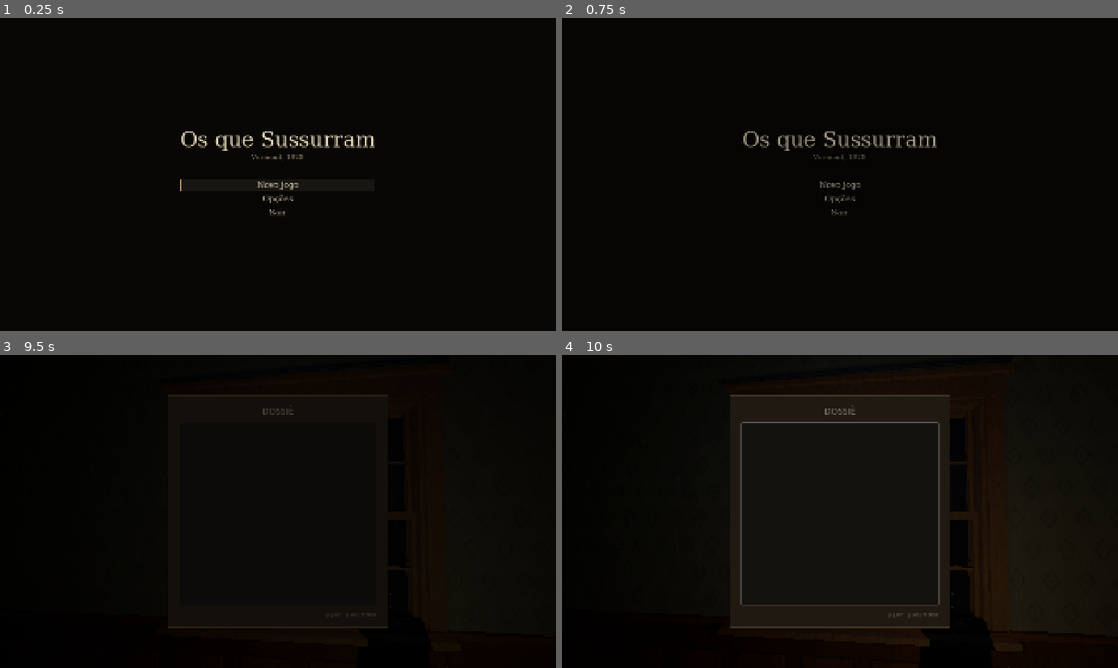
Above: before the commit, frames 1-4 (two rows, left to right).
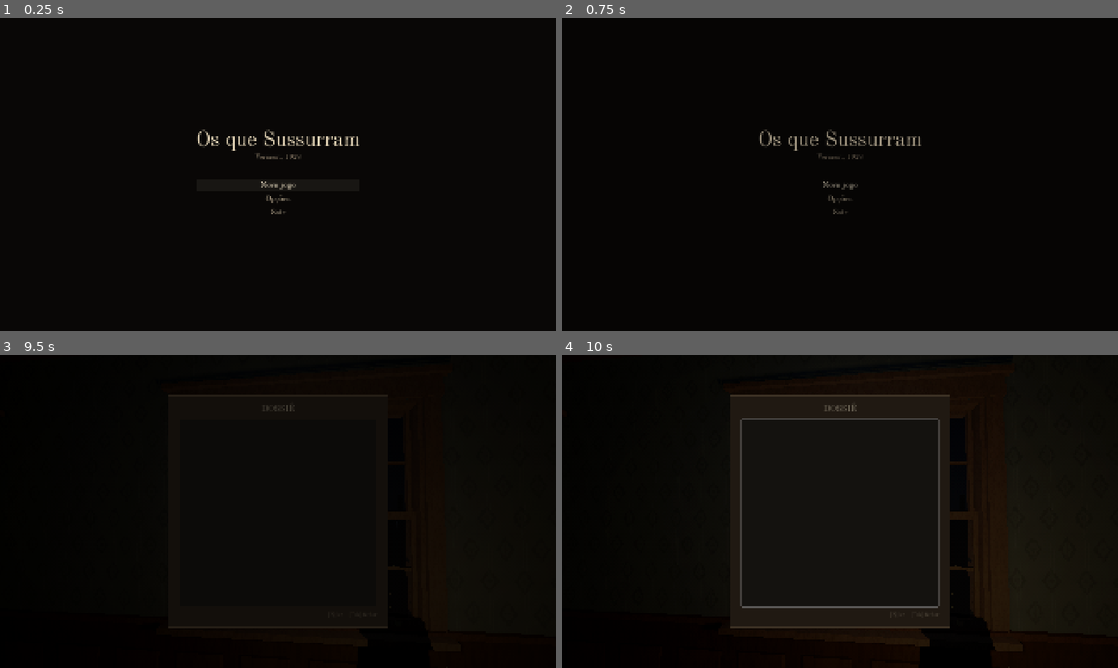
Above: after the commit, the same moments.

Repository: Guitts8/Yuggoth
Game: Godot game, scene res://main/game_root.tscn
The game is run twice, just before and just after one commit, with the same random seed, the same clock (stepped at 60 frames per second) and the same inputs. Sound files missing from this copy of the repository are replaced by a short silence.
Inputs (mouse positions are in pixels of both pictures, inside the frame that each line leads up to):
- Up to frame 1 (0.25 s): no input
- Up to frame 2 (0.75 s): click "Novo jogo" at 0.5 s
- Up to frame 3 (9.5 s): tap Enter (ui_accept) at 1.25, 1.52, 2.27, 2.75, 3.5, 3.77, 4.25, 4.52, 5, 5.27, 5.75, 6.77, 7.52, 8.27 s; move the mouse to (305, 511) at 1.27 s; hold Ctrl (agachar) 1.28-2.03 s; hold W (mover_frente) 1.28-2.78 s; click (305, 511) at 1.42 s; move the mouse to (250, 511) at 2.02 s; tap Tab (dossie) at 2.1 s; move the mouse to (333, 442) at 2.77 s; hold D (mover_direita) 2.78-3.53 s; hold E (interagir) 2.78-3.53 s; move the mouse to (250, 574) at 3.52 s; hold W (mover_frente) 3.53-4.28 s; tap Mouse wheel up (lamparina_mais) at 3.6 s; click (250, 574) at 3.67 s; move the mouse to (444, 558) at 4.27 s; hold Mouse wheel down (lamparina_menos) 4.28-5.03 s; hold A (mover_esquerda) 4.28-5.78 s; move the mouse to (111, 464) at 5.02 s; tap Left (pagina_anterior) at 5.1 s; move the mouse to (305, 511) at 5.77 s; hold S (mover_tras) 5.78-6.53 s; hold Right (pagina_proxima) 5.78-6.53 s; click (305, 511) at 5.92 s; move the mouse to (194, 433) at 6.52 s; hold D (mover_direita) 6.53-7.28 s; tap Z (zoom_visao) at 6.6 s; move the mouse to (400, 495) at 7.27 s; hold W (mover_frente) 7.28-8.03 s; tap F at 7.35 s; move the mouse to (166, 527) at 8.02 s; hold D (mover_direita) 8.03-8.78 s; tap C at 8.1 s; click (166, 527) at 8.17 s; move the mouse to (333, 442) at 8.77 s; hold S (mover_tras) from 8.78 s (still down); hold Ctrl (agachar) from 8.78 s (still down)
- Up to frame 4 (10 s): move the mouse to (812, 574) at 9.52 s; release S (mover_tras) at 9.53 s; release Ctrl (agachar) at 9.53 s; hold A (mover_esquerda) from 9.53 s (still down); tap Tab (dossie) at 9.6 s; tap Enter (ui_accept) at 9.77 s

The runs differ from the first frame. In frame 1, 1.2% of the frame differs, in the area x 32-68%, y 35-64%; in frame 2, 1.1%; in frame 3, less than 0.1%; in frame 4, 0.8%.
Error before the commit: Cannot call method 'duplicate' on a null value. (res://narrative/document_data.gd:83)

Commit message:
Playtest 6: letra que se lê — Wilmarth em Petit Formal, títulos e interface em Old Standard
A Pinyon Script não se lia; comparadas cinco copperplates no papel do leitor, a
Petit Formal Script é a mais clara (com entrelinha maior). Os títulos e toda a
interface (e o jornal) saem da letra bastão padrão para a Old Standard, a
serifada das publicações do começo do século XX. No diário, corpo maior e a vista
debruçada mais apertada (o mundo é desenhado a ~480 linhas). Fontes OFL, com a
licença ao lado.

Co-Authored-By: Claude Opus 5.5 <noreply@anthropic.com>

Diff:
--- a/yuggoth/components/diario.gd
+++ b/yuggoth/components/diario.gd
@@ -34,13 +34,12 @@
 ## por pixel do mundo com a vista apertada sobre a página.
 const TEXTURA := Vector2i(640, 448)
 const MARGEM := Vector2(26.0, 30.0)
-const FONTE := 21
-const ENTRELINHA := 3
+const FONTE := 25
 const LETRAS_POR_SEGUNDO := 20.0
 const TINTA := Color(0.1, 0.08, 0.13)
 const PAPEL := Color(0.88, 0.84, 0.73)
 ## A vista apertada, debruçado sobre a página.
-const FOV_ESCREVENDO := 38.0
+const FOV_ESCREVENDO := 30.0
 ## A primeira página, antes de qualquer entrada.
 const ROSTO := "\n\n\n[center]A. N. Wilmarth\n\nMiskatonic University\nArkham, 1928[/center]"
 const VIRAR_SEGUNDOS := 0.65
@@ -835,7 +834,6 @@
 	r.position = Vector2.ZERO
 	r.size = Vector2(janela.size.x, janela.size.y * 6.0)
 	r.add_theme_color_override(&"default_color", TINTA)
-	r.add_theme_constant_override(&"line_separation", ENTRELINHA)
 	DocumentData.apply_fonts(r, DocumentData.Style.WILMARTH, FONTE)
 	r.install_effect(TremorTextEffect.new())
 	r.install_effect(QuedaTextEffect.new())
--- a/yuggoth/narrative/document_data.gd
+++ b/yuggoth/narrative/document_data.gd
@@ -6,21 +6,31 @@
 
 ## Duas mãos (playtest 5): MANUSCRITO é a letra de Akeley (e de quem mais
 ## escrever à mão), "apertada, arcaica" — Tangerine; WILMARTH, a de Wilmarth
-## (respostas, diário, o relato, o rascunho), copperplate legível — Pinyon Script.
-## As duas são OFL (art/fonts, com a licença ao lado).
+## (respostas, diário, o relato, o rascunho), copperplate — Petit Formal Script
+## (playtest 6: a Pinyon não se lia). O jornal e o que não é letra de mão em
+## Old Standard, a serifada das publicações do começo do século XX (também a
+## fonte padrão da interface). Todas OFL (art/fonts, com a licença ao lado).
 enum Style { MANUSCRITO, DATILOGRAFADO, JORNAL, TELEGRAMA, WILMARTH }
 
 const STYLE_FONTS := {
 	Style.MANUSCRITO: ["res://art/fonts/Tangerine-Regular.ttf"],
 	Style.DATILOGRAFADO: ["Courier New", "Courier", "monospace"],
-	Style.JORNAL: ["Georgia", "Times New Roman", "serif"],
+	Style.JORNAL: ["res://art/fonts/OldStandard-Regular.ttf"],
 	Style.TELEGRAMA: ["Courier New", "Courier", "monospace"],
-	Style.WILMARTH: ["res://art/fonts/PinyonScript-Regular.ttf"],
+	Style.WILMARTH: ["res://art/fonts/PetitFormalScript-Regular.ttf"],
 }
+## A serifada de reserva (o que faltar na letra de mão) e da interface.
+const SERIFADA := "res://art/fonts/OldStandard-Regular.ttf"
 ## As letras de mão têm o olho pequeno para o corpo: o tamanho cresce tanto.
 const STYLE_SCALE := {
 	Style.MANUSCRITO: 1.5,
-	Style.WILMARTH: 1.2,
+	Style.WILMARTH: 1.0,
+}
+## Entrelinha extra das letras de mão (px por 27 px de corpo): a Petit Formal tem
+## hastes longas, e as linhas se encostavam.
+const STYLE_ENTRELINHA := {
+	Style.MANUSCRITO: 0,
+	Style.WILMARTH: 7,
 }
 const FONT_SLOTS: Array[StringName] = [&"normal_font", &"italics_font", &"bold_font", &"bold_italics_font"]
 
@@ -65,6 +75,8 @@
 	var final := roundi(size * float(STYLE_SCALE.get(doc_style, 1.0)))
 	for slot in [&"normal_font_size", &"italics_font_size", &"bold_font_size", &"bold_italics_font_size"]:
 		label.add_theme_font_size_override(slot, final)
+	if STYLE_ENTRELINHA.has(doc_style):
+		label.add_theme_constant_override(&"line_separation", roundi(STYLE_ENTRELINHA[doc_style] * final / 27.0))
 	for slot in FONT_SLOTS:
 		var key := "%d:%s" % [doc_style, slot]
 		if not _font_cache.has(key):
@@ -78,10 +90,9 @@
 	if String(nomes[0]).begins_with("res://"):
 		var arquivo := load(nomes[0]) as FontFile
 		# O que faltar na letra de mão (um sinal raro) vem de uma serifada.
-		var reserva := SystemFont.new()
-		reserva.font_names = PackedStringArray(["Georgia", "Times New Roman", "serif"])
 		var f := arquivo.duplicate() as FontFile
-		f.fallbacks = [reserva]
+		if nomes[0] != SERIFADA:
+			f.fallbacks = [load(SERIFADA)]
 		base = f
 	else:
 		var sistema := SystemFont.new()
--- a/yuggoth/project.godot
+++ b/yuggoth/project.godot
@@ -34,6 +34,10 @@
 window/size/window_height_override=720
 window/stretch/mode="canvas_items"
 window/stretch/aspect="expand"
+
+[gui]
+
+theme/custom_font="res://art/fonts/OldStandard-Regular.ttf"
 
 [input]
 
--- a/yuggoth/ui/menu/menu_theme.tres
+++ b/yuggoth/ui/menu/menu_theme.tres
@@ -1,7 +1,6 @@
 [gd_resource type="Theme" load_steps=5 format=3]
 
-[sub_resource type="SystemFont" id="SystemFont_serif"]
-font_names = PackedStringArray("Georgia", "Times New Roman", "serif")
+[ext_resource type="FontFile" path="res://art/fonts/OldStandard-Regular.ttf" id="1_serif"]
 
 [sub_resource type="StyleBoxEmpty" id="StyleBoxEmpty_button"]
 content_margin_left = 16.0
@@ -31,7 +30,7 @@
 border_color = Color(0.45, 0.37, 0.27, 1)
 
 [resource]
-default_font = SubResource("SystemFont_serif")
+default_font = ExtResource("1_serif")
 default_font_size = 28
 Button/colors/font_color = Color(0.72, 0.66, 0.56, 1)
 Button/colors/font_disabled_color = Color(0.38, 0.35, 0.31, 1)
Binary file added: yuggoth/art/fonts/OldStandard-Bold.ttf
Not shown, added: yuggoth/art/fonts/OldStandard-Bold.ttf.import
Binary file added: yuggoth/art/fonts/OldStandard-Italic.ttf
Not shown, added: yuggoth/art/fonts/OldStandard-Italic.ttf.import
Not shown, added: yuggoth/art/fonts/OldStandard-OFL.txt
Binary file added: yuggoth/art/fonts/OldStandard-Regular.ttf
Not shown, added: yuggoth/art/fonts/OldStandard-Regular.ttf.import
Not shown, added: yuggoth/art/fonts/PetitFormalScript-OFL.txt
Binary file added: yuggoth/art/fonts/PetitFormalScript-Regular.ttf
Not shown, added: yuggoth/art/fonts/PetitFormalScript-Regular.ttf.import
